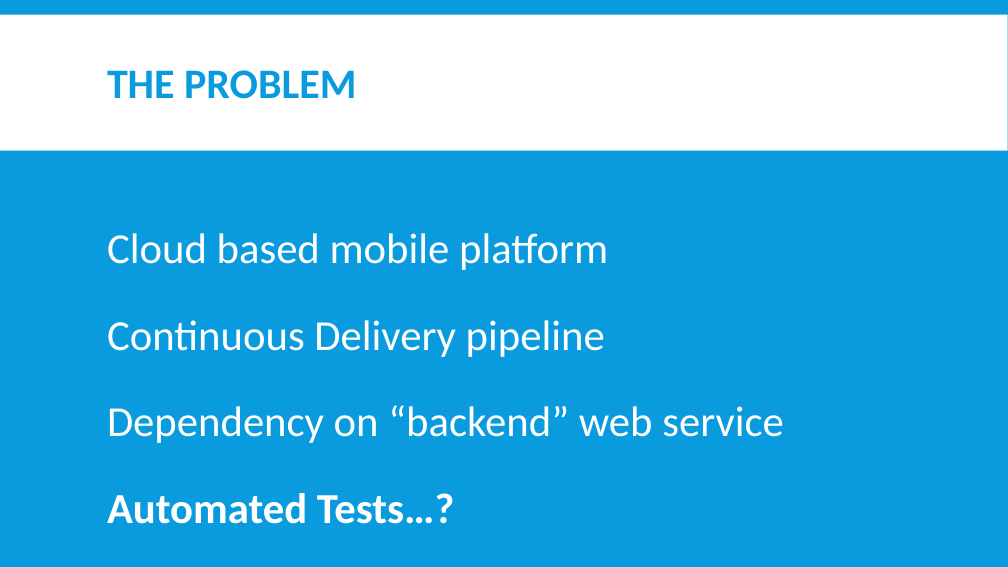
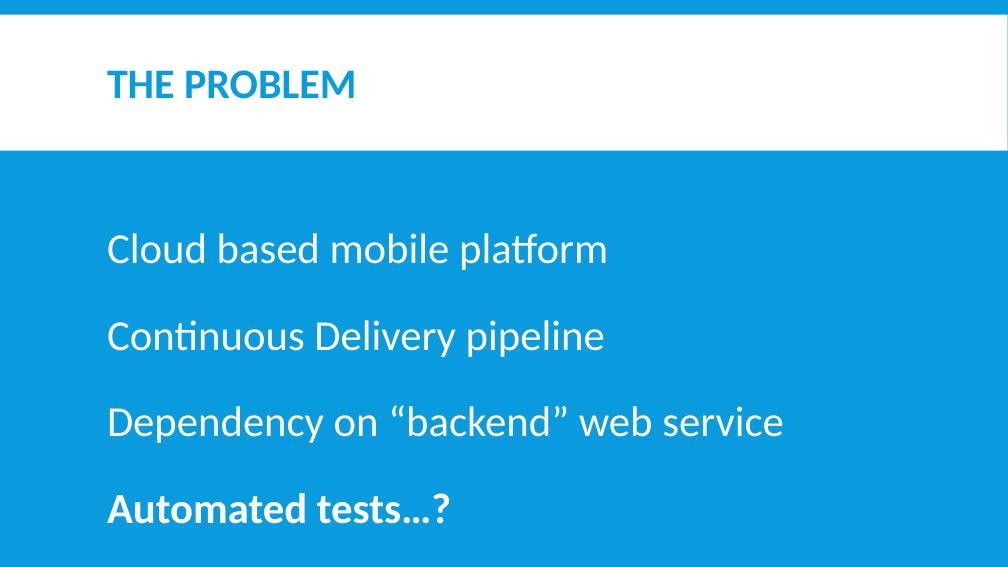
Before and after one commit to nickebbitt/wiremock-examples, a slide deck: slide 2 of wiremock-slides.pptx. Drawn at 1008x567 pixels with LibreOffice and Linux fonts; fonts in the diff are those of the drawing. Boxes give left, top, right and bottom in pixels: in the first picture for what was removed or moved away, otherwise in the second. Text is boxed around its words. In the diff, an @@ line names an element or a change of style, - is before the commit and + after.

```diff
--- a/wiremock-slides.pptx
+++ b/wiremock-slides.pptx
@@ text at <box>107,493,451,524</box>: text changed @@
-Automated Tests…?
+Automated tests…?
```
Also in this commit, not shown: 1 other slide changed, 2 other files.
